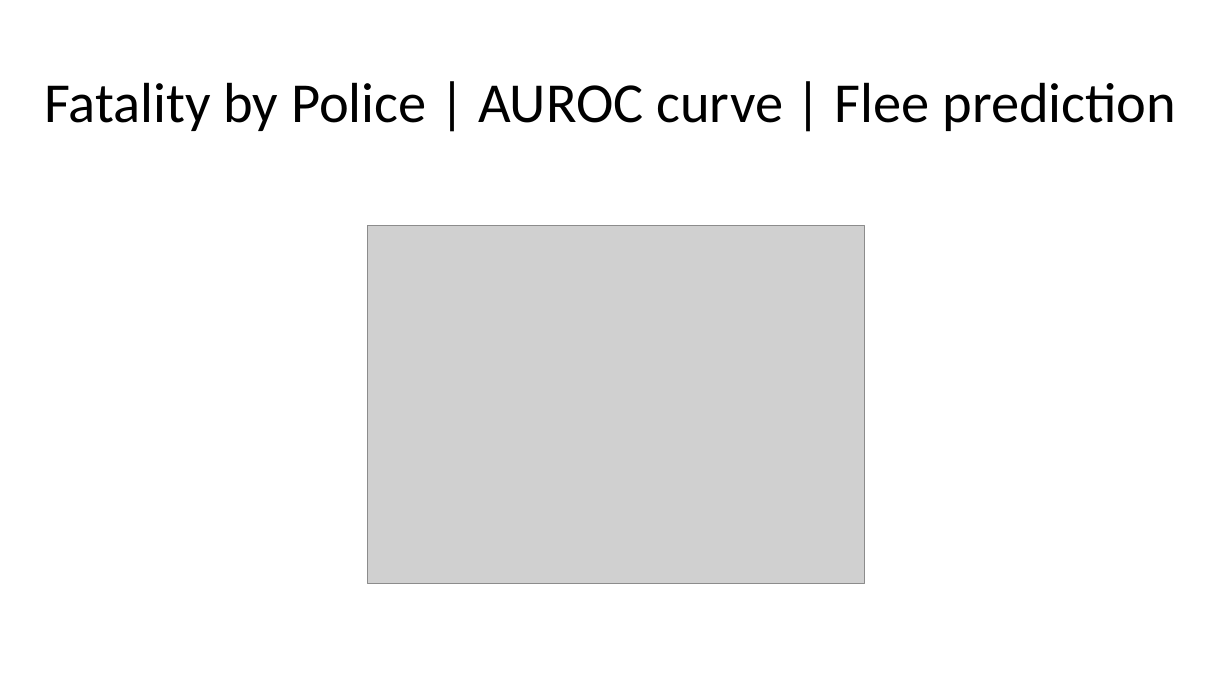
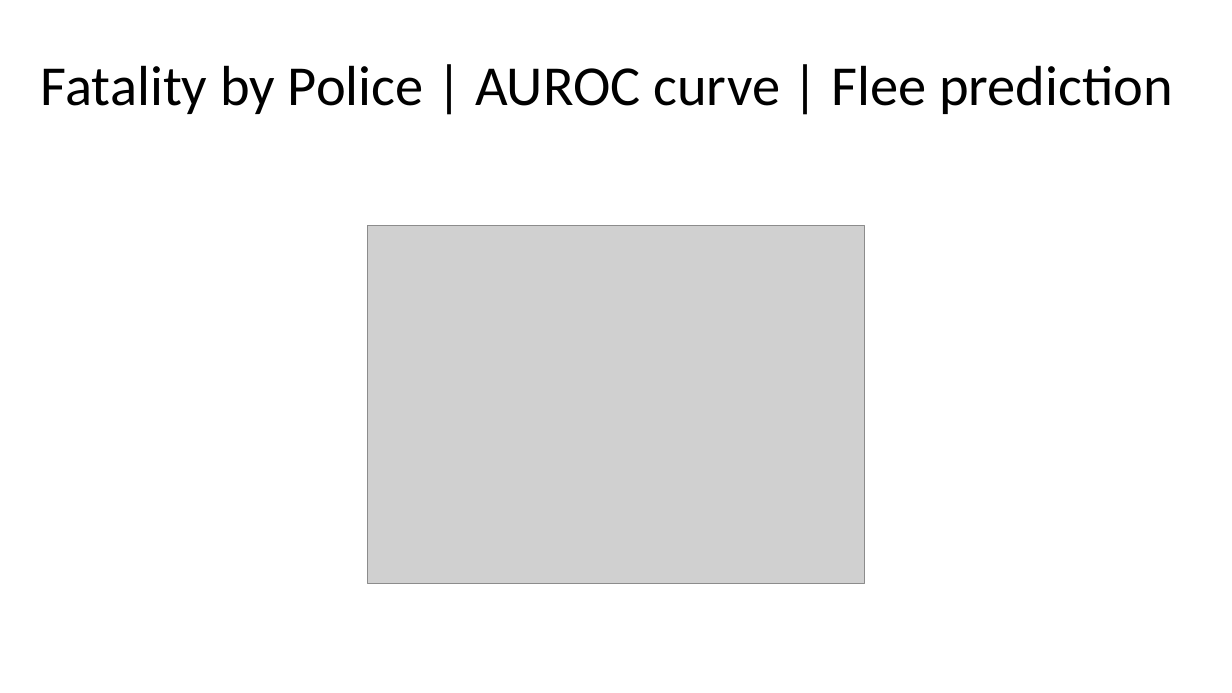
Before and after one commit to soundarya2121/Springboard, a slide deck: slide 12 of Capstone -2 Police Fatality.pptx (slide 9 before the commit). Drawn at 1232x693 pixels with LibreOffice and Linux fonts; fonts in the diff are those of the drawing; grey boxes stand for pictures. Boxes give left, top, right and bottom in pixels: in the first picture for what was removed or moved away, otherwise in the second. Text is boxed around its words. In the diff, an @@ line names an element or a change of style, - is before the commit and + after.

```diff
--- a/Capstone -2 Police Fatality.pptx
+++ b/Capstone -2 Police Fatality.pptx
@@ title "Fatality by Police | AUROC ...": place and size @@
-title "Fatality by Police | AUROC ..." at (44,82,1176,131)
+title "Fatality by Police | AUROC ..." at (41,65,1173,114)
```
Also in this commit, not shown: 3 slides added.
